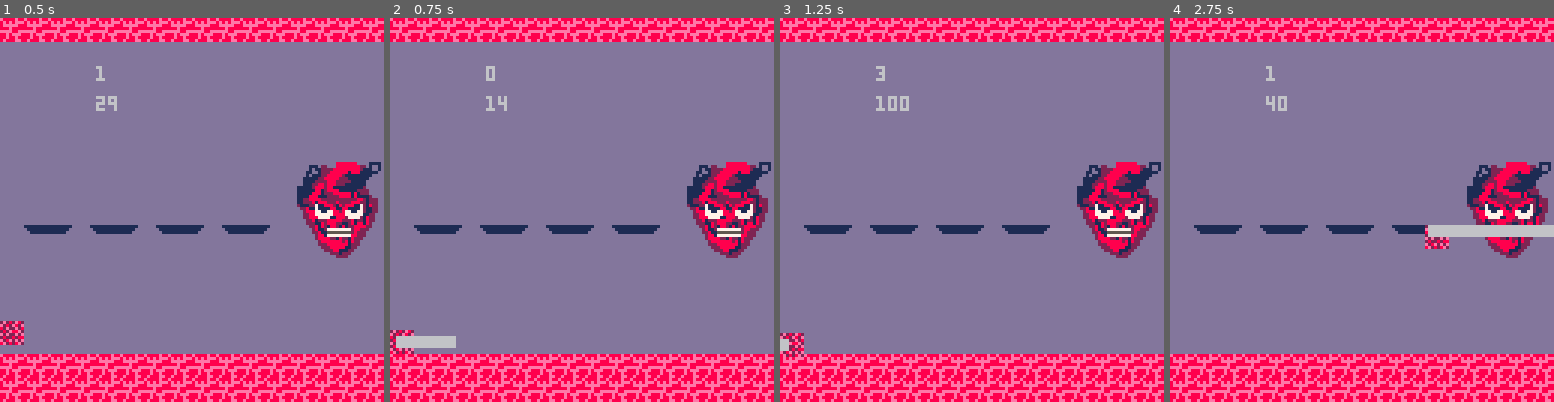
Above: before the commit, frames 1-4 (left to right).
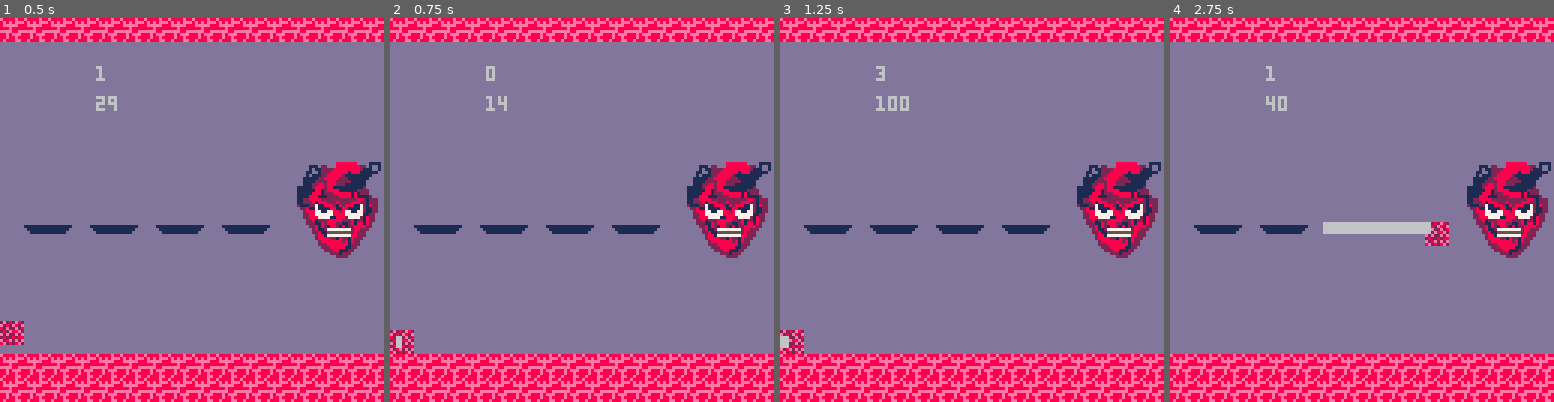
Above: after the commit, the same moments.

Repository: Von-dy/Game_Design_Final_Project
Game: PICO-8 cartridge build1.p8
Two runs of this game, one before a commit and one after it. Both use one fixed random seed, a clock stepped at 60 frames per second and the inputs below.
Inputs:
- Up to frame 1 (0.5 s): tap X (X key) at 0.33 s
- Up to frame 2 (0.75 s): tap O (Z key) at 0.7 s
- Up to frame 3 (1.25 s): tap X (X key) at 1.07 s
- Up to frame 4 (2.75 s): hold Right 1.6-2.1 s; tap O (Z key) at 1.7, 2.1, 2.5 s; tap X (X key) at 1.85 s; hold Up 2.15-2.42 s; hold Right from 2.47 s (still down)

Frame 1 is identical in both runs. In frame 2, 0.4% of the frame differs, in the area x 3-18%, y 82-86%; in frame 3, 0.4%; in frame 4, 2.1%, in the area x 39-100%, y 53-61%.

Commit message:
More moving
-Added directional attacking
-10% less clipping
-Removed Herobrine

Diff:
--- a/build1.p8
+++ b/build1.p8
@@ -283,12 +283,20 @@
 
  --left
  if btn(0) then
+  --change direction
+  if player.d==1 then
+   player.d=0
+  end
+  --move
   if dx > -2 then
    dx-=0.25
   end
  end
  --right
  if btn(1) then
+  if player.d==0 then
+   player.d=1
+  end
   if dx < 2 then
    dx+=0.25
   end
@@ -314,27 +322,52 @@
  end
  --attack
  if btn(4) then
+  --start attack if not attacking
   if player.a==0 then
    makehitbox(x,y,10,3,"player")
    player.a=1
   end
  end
+ --extend hitbox
  if player.a==1 then
+  --track position
   hitboxes["player"].x=x+2
   hitboxes["player"].y=y+2
-  if hitboxes["player"].w<50 then
-   hitboxes["player"].w+=3
+  --attack left
+  if player.d==1 then
+   if hitboxes["player"].w<50 then
+    hitboxes["player"].w+=3
+   else
+    player.a=2
+   end
+  --attack right
   else
-   player.a=2
-  end
+   if hitboxes["player"].w>-50 then
+    hitboxes["player"].w-=3
+   else
+    player.a=2
+   end
+  end
+ --retract hitbox
  elseif player.a==2 then
   hitboxes["player"].x=x+2
   hitboxes["player"].y=y+2
-  if hitboxes["player"].w>0 then
-   hitboxes["player"].w-=3
+  if player.d==1 then
+   if hitboxes["player"].w>0 then
+    hitboxes["player"].w-=3
+   else
+    --finish attack
+    del(hitboxes,hitboxes["player"])
+    player.a=0
+   end
   else
-   del(hitboxes,hitboxes["player"])
-   player.a=0
+   if hitboxes["player"].w<0 then
+    hitboxes["player"].w+=3
+   else
+    --finish attack
+    del(hitboxes,hitboxes["player"])
+    player.a=0
+   end
   end
  end
 
@@ -392,6 +425,10 @@
  else
   dx=0
   dy=0
+ end
+ --ground bounce
+ if y>105 then
+ y=104
  end
  --update vars
  player.x=x
